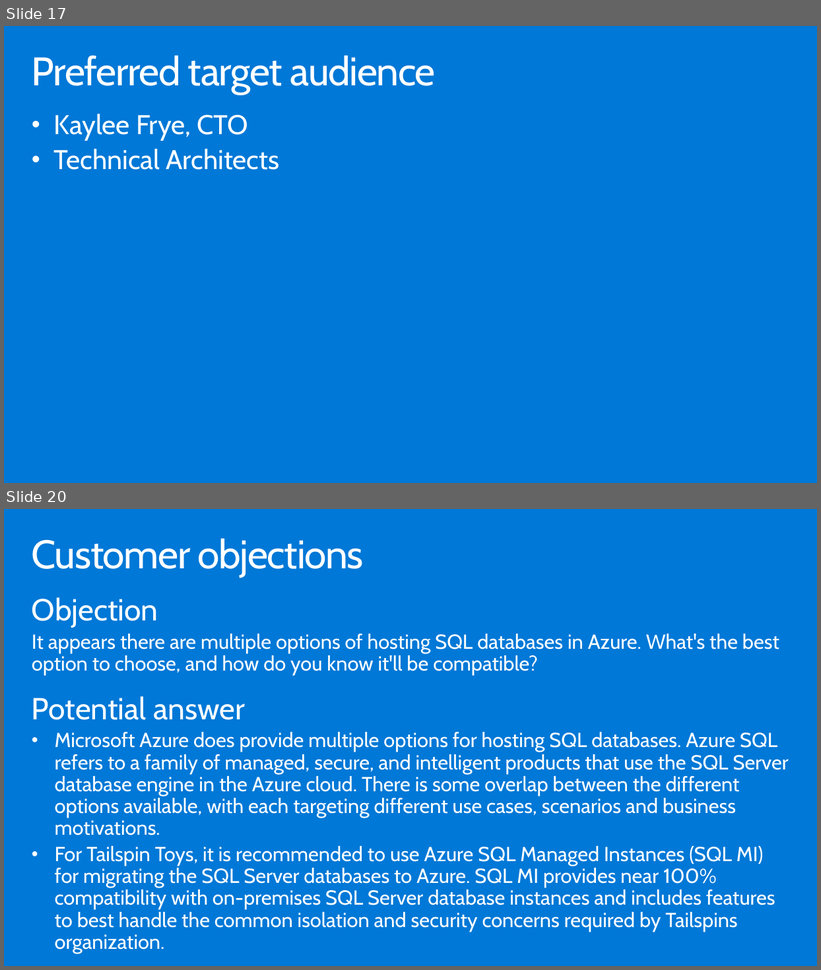
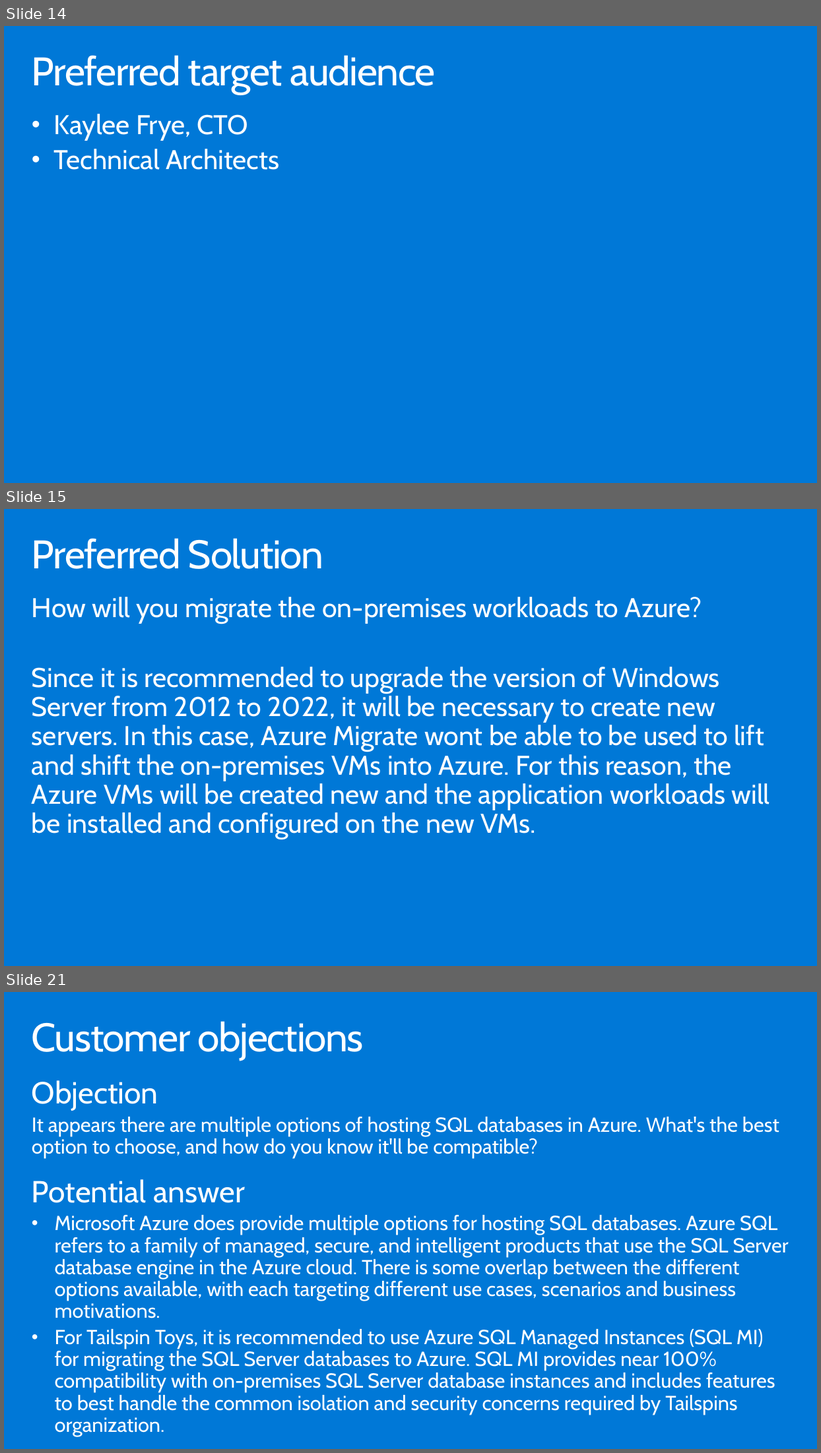
Before and after one commit to solliancenet/-Building-the-business-migration-case-with-Windows-Server-and-SQL-Server, a slide deck: Whiteboard design session/WDS trainer presentation - Building the business migration case with Windows Server and SQL Server.pptx. Shown one above the other, each under a label of ours: slides 17 and 20 before the commit, slides 14, 15 and 21 after it; the slides between them are not shown. The pictures are 821x970 and 821x1453 pixels, drawn with LibreOffice and Linux fonts; fonts in the diff are those of the drawing. Boxes give left, top, right and bottom in pixels: in the first picture for what was removed or moved away, otherwise in the second. Text is boxed around its words. In the diff, an @@ line names an element or a change of style, - is before the commit and + after.

```diff
--- a/Whiteboard design session/WDS trainer presentation - Building the business migration case with Windows Server and SQL Server.pptx
+++ b/Whiteboard design session/WDS trainer presentation - Building the business migration case with Windows Server and SQL Server.pptx
@@ slide 15 added at (4, 509, 817, 966), background #0078D7 @@
@@ title added at (32, 538, 324, 569), 47 pt, text #FFFFFF @@
+Preferred Solution
@@ text added at (32, 597, 770, 840), 32 pt, text #FFFFFF @@
+How will you migrate the on-premises workloads to Azure?
+Since it is recommended to upgrade the version of Windows Server from 2012 to 2022, it will be necessary to create new servers. In this case, Azure Migrate wont be able to be used to lift and shift the on-premises VMs into Azure. For this reason, the Azure VMs will be created new and the application workloads will be installed and configured on the new VMs.
@@ what was slide 17 is now slide 14 @@
@@ what was slide 20 is now slide 21 @@
```
Also in this commit, not shown: 5 other slides added, 5 slides removed, 2 other files.
